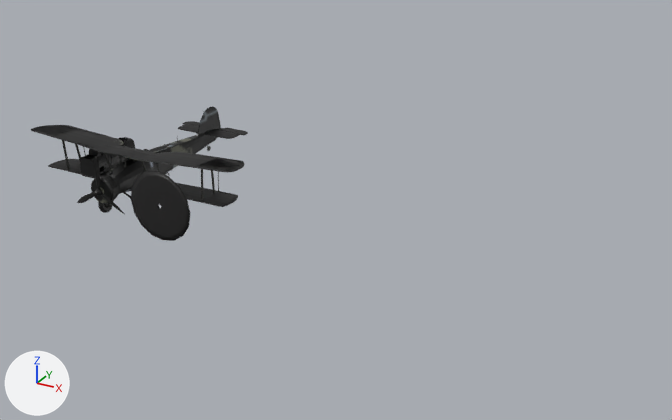
Before and after pictures for a commit that changed the FBX model Assets/1.Sof Objects/Aircrafts/Swordfish/Swordfish.fbx.
The view is the same before and after, from a 50 mm camera at (32.5, -37.0, 18.6) aimed at (11.0, 2.0, -0.9). The lights are fixed; the arrows at lower left show +X, +Y and +Z. Where no turn or scale is listed for an object, it has been applied to the vertices.

Script lines for the objects in view, before the commit:
```python
me_fuselage_fuselage_mesh_000 = bpy.data.meshes.new('fuselage_fuselage.mesh.000')
me_fuselage_fuselage_mesh_000.from_pydata(...)  # 144 vertices, 128 faces; spans x -1.89..1.89, y -0.08..0.04, z -1.89..1.89
me_fuselage_fuselage_mesh_000.materials.append(mat_material)  # black #1d1c1c
me_swordfish_fuselage = bpy.data.meshes.new('Swordfish Fuselage')
me_swordfish_fuselage.from_pydata(...)  # 1378 vertices, 1451 faces; spans x -1.34..1.34, y -2.86..2.75, z -0.84..1.24
me_swordfish_fuselage.materials.append(mat_swordfish)  # picture img_swordfish_png
me_swordfish_internal = bpy.data.meshes.new('Swordfish Internal')
me_swordfish_internal.from_pydata(...)  # 2127 vertices, 1864 faces; spans x -0.61..0.59, y -1.25..2.33, z -0.67..1.11
me_swordfish_internal.materials.append(mat_swordfish)  # picture img_swordfish_png
ob_swordfish_fuselage = bpy.data.objects.new('Swordfish Fuselage', me_swordfish_fuselage)
ob_swordfish_fuselage.location = (0.0, 0.0, 0.0)
ob_swordfish_internal = bpy.data.objects.new('Swordfish Internal', me_swordfish_internal)
ob_swordfish_internal.location = (-3.0, 0.0, 0.0)
ob_swordfish_propeller_spinning = bpy.data.objects.new('Swordfish Propeller Spinning', me_fuselage_fuselage_mesh_000)
ob_swordfish_propeller_spinning.location = (4.0, -3.6, 0.0)
```
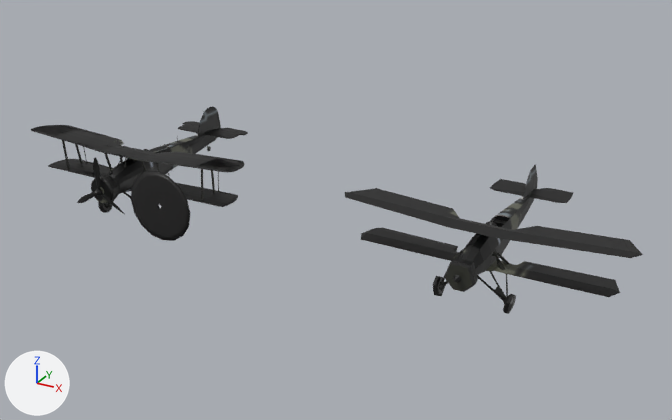
Where the change shows, as pixel boxes [x1, y1, x2, y2] in the pictures (672 x 420 px):
'Swordfish LOD 3', added (black)
    after: [344, 164, 643, 314]
'Swordfish Internal', moved (not visible afterwards)
    before: [80, 137, 135, 178]

Patch to the scene script:
```diff
--- a/Assets/1.Sof Objects/Aircrafts/Swordfish/Swordfish.fbx.py
+++ b/Assets/1.Sof Objects/Aircrafts/Swordfish/Swordfish.fbx.py
@@ me_swordfish_fuselage_005 @@
+me_swordfish_fuselage_005.from_pydata(...)  # 459 vertices, 451 faces; spans x -6.96..6.96, y -3.96..7.34, z -2.36..1.82
+# faces by material slot: [448, 3]
+me_swordfish_fuselage_005.materials.append(mat_swordfish)  # picture img_swordfish_png
+me_swordfish_fuselage_005.materials.append(mat_glass)  # cyan #43d5e7
@@ ob_swordfish_internal @@
 ob_swordfish_internal = bpy.data.objects.new('Swordfish Internal', me_swordfish_internal)
-ob_swordfish_internal.location = (-3.0, 0.0, 0.0)
+ob_swordfish_internal.location = (0.0, 0.0, 0.0)
@@ ob_swordfish_lod_3 @@
+ob_swordfish_lod_3 = bpy.data.objects.new('Swordfish LOD 3', me_swordfish_fuselage_005)
+ob_swordfish_lod_3.location = (20.0, 0.0, 0.0)
```
